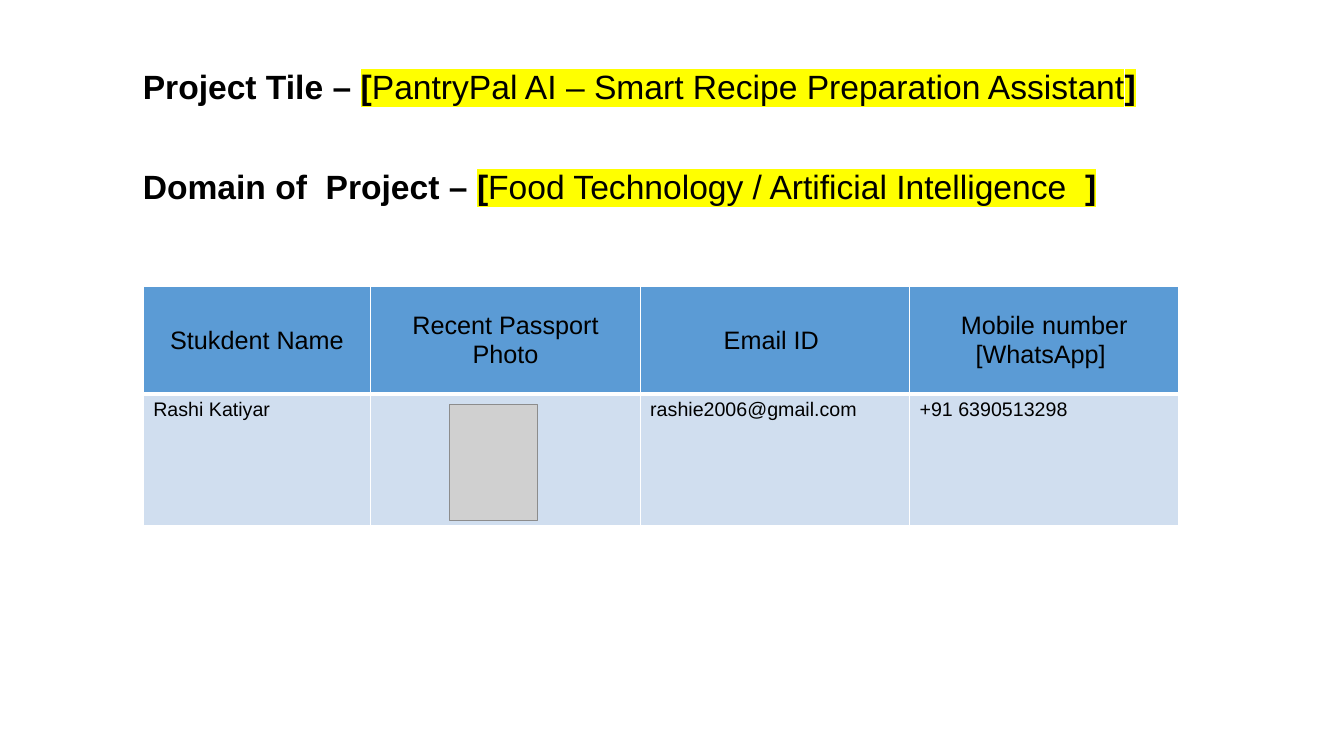
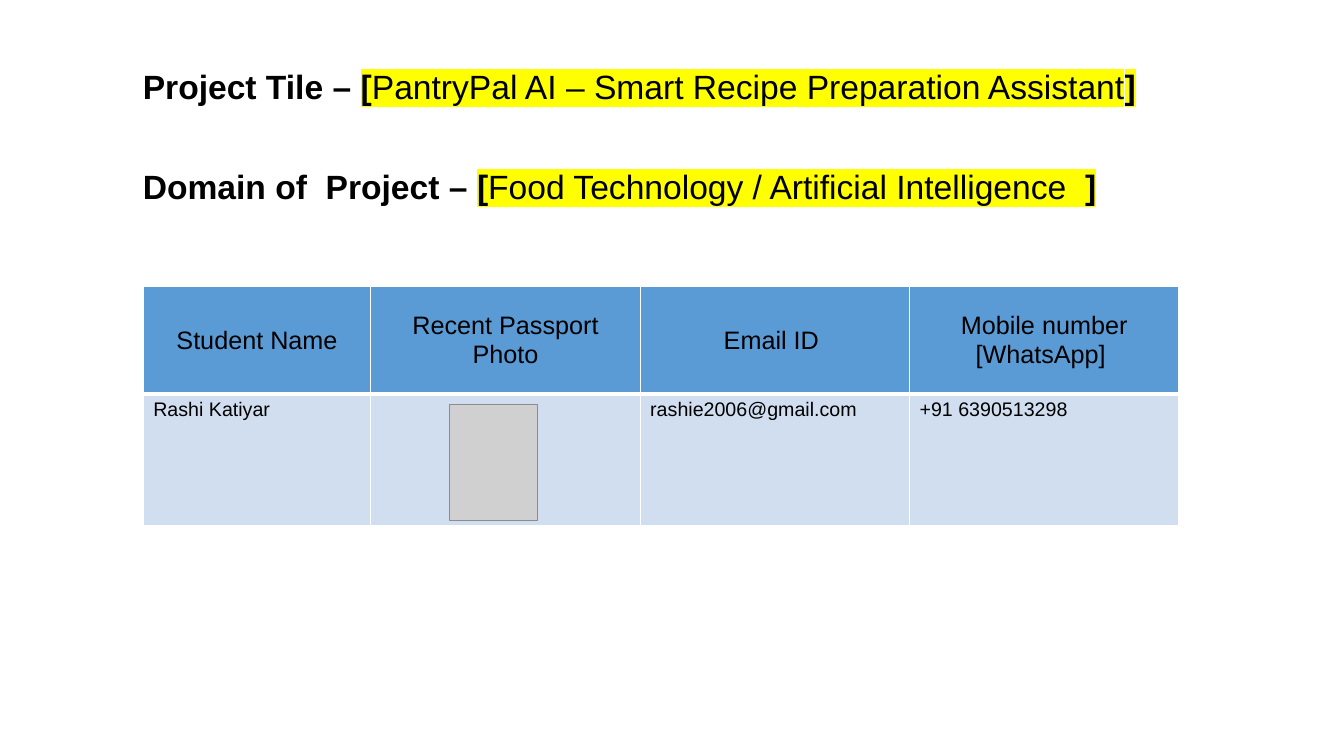
Before and after one commit to Rashikatiyar/PantryPal, a slide deck: slide 2 of AICTE_IBM_BOB_Project_PANTRYPAL_AI.pptx. Drawn at 1344x756 pixels with LibreOffice and Linux fonts; fonts in the diff are those of the drawing; grey boxes stand for pictures. Boxes give left, top, right and bottom in pixels: in the first picture for what was removed or moved away, otherwise in the second. Text is boxed around its words. In the diff, an @@ line names an element or a change of style, - is before the commit and + after.

```diff
--- a/AICTE_IBM_BOB_Project_PANTRYPAL_AI.pptx
+++ b/AICTE_IBM_BOB_Project_PANTRYPAL_AI.pptx
@@ table at bbox=[143, 286, 1179, 525] @@
-row 1, column 1: Stukdent Name
+row 1, column 1: Student Name
```
